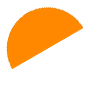
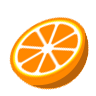
Before/after of a (96, 96) layered artwork. What changed in the layer stack:
hid "6a" over [6, 6, 89, 90]
showed "0", painted on it over [6, 6, 89, 90]
hid "rind left half" over [6, 6, 89, 90]
